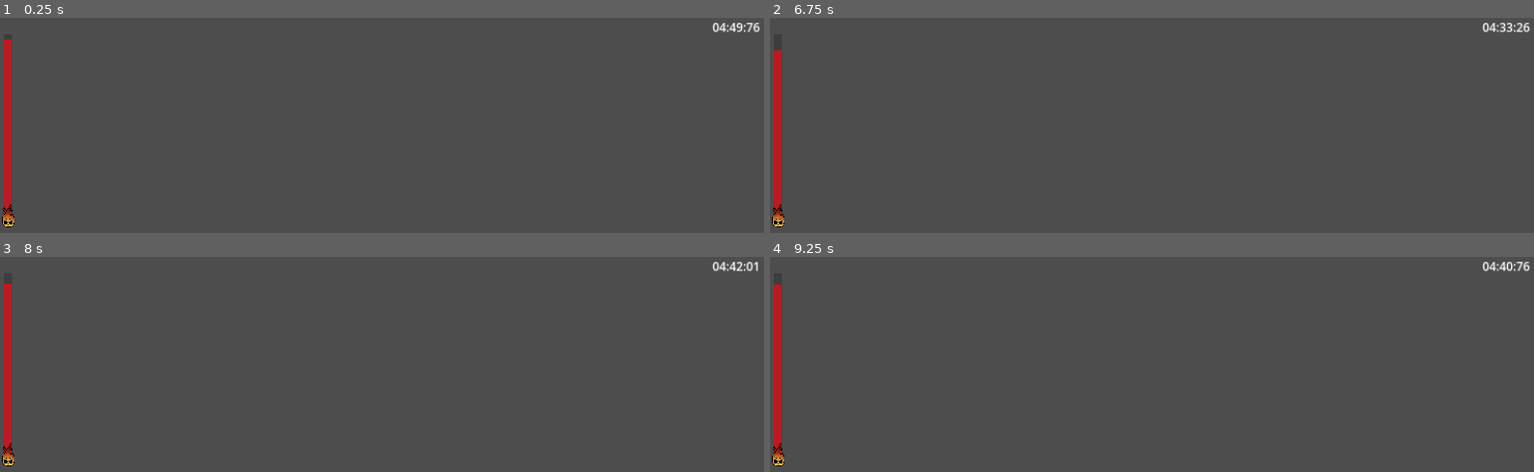
Above: before the commit, frames 1-4 (two rows, left to right).
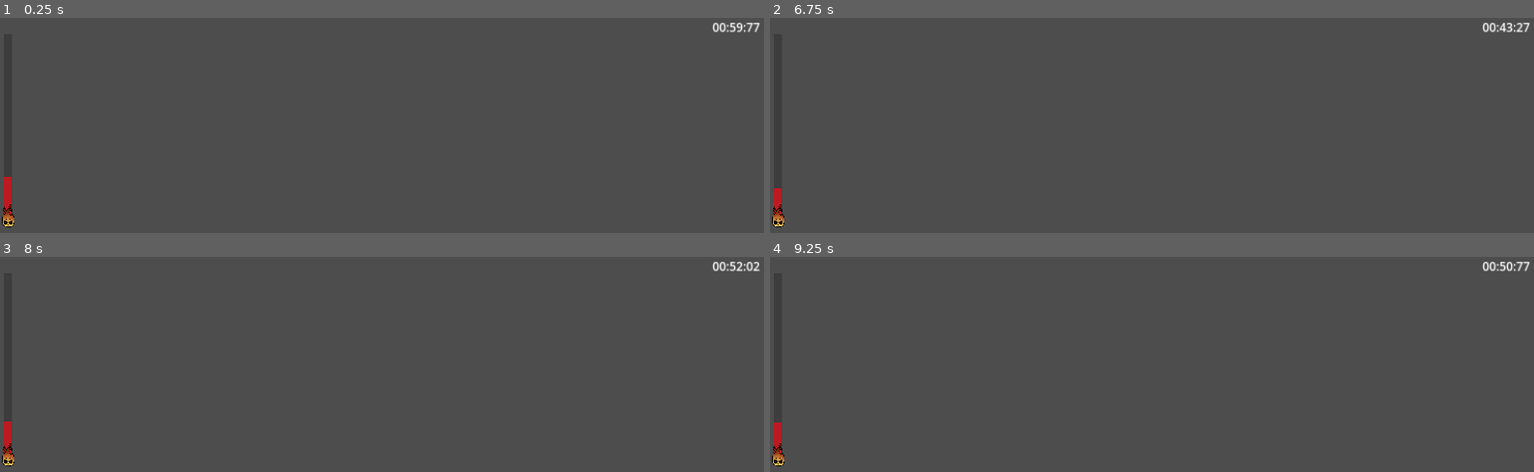
Above: after the commit, the same moments.

Repository: emil-judin/jam-burnout
Game: Godot game, scene res://scenes/ui/ui.tscn
Same seed, same stepped clock (60 frames per second), same inputs: the game is played once before the commit and once after it. This scene is started directly instead of the project's main scene.
Inputs (mouse positions are in pixels of both pictures, inside the frame that each line leads up to):
- Up to frame 1 (0.25 s): no input
- Up to frame 2 (6.75 s): tap Enter at 0.5, 2.75, 4.25 s; move the mouse to (1320, 211) at 0.52 s; hold D (right) 0.53-1.28 s; tap ] (+) at 0.6, 1.55, 2.1, 3.05, 4.35, 5.85 s; tap / (-) at 0.8, 1.35, 2.3, 2.85, 3.8, 5.1, 6.6 s; move the mouse to (outside the picture) at 1.27 s; hold S (down) 1.28-2.03 s; tap Space at 2, 3.5, 5 s; move the mouse to (1228, 138) at 2.02 s; hold D (right) 2.03-2.78 s; move the mouse to (outside the picture) at 2.77 s; hold W (up) 2.78-3.53 s; move the mouse to (outside the picture) at 3.52 s; press the mouse at (outside the picture) at 3.53 s; hold A (left) 3.53-5.03 s; move the mouse to (922, 168) at 4.27 s; release the mouse at (922, 168) at 4.28 s; move the mouse to (1190, 232) at 5.02 s; hold S (down) 5.03-5.78 s; move the mouse to (1037, 125) at 5.77 s; hold D (right) 5.78-6.53 s; move the mouse to (1320, 211) at 6.52 s; hold W (up) from 6.53 s (still down)
- Up to frame 3 (8 s): move the mouse to (outside the picture) at 7.27 s; release W (up) at 7.28 s; hold D (right) from 7.28 s (still down); click (outside the picture) at 7.35 s; tap ] (+) at 7.55 s
- Up to frame 4 (9.25 s): move the mouse to (1228, 377) at 8.02 s; release D (right) at 8.03 s; hold S (down) 8.03-8.78 s; tap ] (+) at 8.1, 9.05 s; tap / (-) at 8.3, 8.85 s; move the mouse to (outside the picture) at 8.77 s; hold A (left) from 8.78 s (still down)

The runs differ from the first frame. In frame 1, 0.7% of the frame differs, in the area x 0-100%, y 2-74%; in frame 2, 0.7%, in the area x 0-100%, y 2-80%; in frame 3, 0.7%; in frame 4, 0.7%.

Commit message:
added endscreen + highscorelist

Diff:
--- /dev/null
+++ b/burnout/scenes/game/EndScreen.tscn
@@ -0,0 +1,46 @@
+[gd_scene load_steps=2 format=3 uid="uid://8glv3smcnqt3"]
+
+[ext_resource type="Script" path="res://scripts/end_screen.gd" id="1_vv31f"]
+
+[node name="EndScreen" type="Control"]
+layout_mode = 3
+anchors_preset = 15
+anchor_right = 1.0
+anchor_bottom = 1.0
+grow_horizontal = 2
+grow_vertical = 2
+script = ExtResource("1_vv31f")
+
+[node name="RunTimeDisplay" type="Label" parent="."]
+layout_mode = 1
+anchors_preset = 8
+anchor_left = 0.5
+anchor_top = 0.5
+anchor_right = 0.5
+anchor_bottom = 0.5
+offset_left = -20.0
+offset_top = -11.5
+offset_right = 20.0
+offset_bottom = 11.5
+grow_horizontal = 2
+grow_vertical = 2
+theme_override_font_sizes/font_size = 60
+text = "Your time:"
+
+[node name="NameInput" type="LineEdit" parent="."]
+layout_mode = 1
+anchors_preset = 7
+anchor_left = 0.5
+anchor_top = 1.0
+anchor_right = 0.5
+anchor_bottom = 1.0
+offset_left = -250.0
+offset_top = -280.0
+offset_right = 250.0
+offset_bottom = -180.0
+grow_horizontal = 2
+grow_vertical = 0
+theme_override_font_sizes/font_size = 60
+placeholder_text = "Enter your name"
+
+[connection signal="text_submitted" from="NameInput" to="." method="_on_name_input_text_submitted"]
--- /dev/null
+++ b/burnout/scenes/game/HighscoreBoard.tscn
@@ -0,0 +1,57 @@
+[gd_scene load_steps=2 format=3 uid="uid://usykfk7ha5rg"]
+
+[ext_resource type="Script" path="res://scripts/Scoreboard.gd" id="1_si6lw"]
+
+[node name="HighscoreBoard" type="Control"]
+layout_mode = 3
+anchors_preset = 15
+anchor_right = 1.0
+anchor_bottom = 1.0
+grow_horizontal = 2
+grow_vertical = 2
+script = ExtResource("1_si6lw")
+metadata/_edit_use_anchors_ = true
+
+[node name="HighscoreText" type="Label" parent="."]
+layout_mode = 1
+anchors_preset = 5
+anchor_left = 0.5
+anchor_right = 0.5
+offset_left = -20.0
+offset_right = 20.0
+offset_bottom = 83.0
+grow_horizontal = 2
+theme_override_font_sizes/font_size = 60
+text = "Highscores"
+horizontal_alignment = 1
+
+[node name="HighscoreDisplay" type="Label" parent="."]
+layout_mode = 1
+anchors_preset = 5
+anchor_left = 0.5
+anchor_right = 0.5
+offset_left = -20.0
+offset_top = 200.0
+offset_right = 20.0
+offset_bottom = 283.0
+grow_horizontal = 2
+theme_override_font_sizes/font_size = 60
+text = "Display"
+horizontal_alignment = 1
+
+[node name="QuitButton" type="Button" parent="."]
+layout_mode = 1
+anchors_preset = 7
+anchor_left = 0.5
+anchor_top = 1.0
+anchor_right = 0.5
+anchor_bottom = 1.0
+offset_left = -67.0
+offset_top = -91.0
+offset_right = 67.0
+grow_horizontal = 2
+grow_vertical = 0
+theme_override_font_sizes/font_size = 60
+text = "Quit"
+
+[connection signal="pressed" from="QuitButton" to="." method="_on_quit_pressed"]
--- a/burnout/scenes/ui/ui.tscn
+++ b/burnout/scenes/ui/ui.tscn
@@ -8,6 +8,8 @@
 
 [node name="UI" type="CanvasLayer"]
 script = ExtResource("1_qv1m4")
+wait_time = 60.0
+max_time = 280.0
 
 [node name="Control" type="Control" parent="."]
 layout_mode = 3
@@ -23,6 +25,7 @@
 offset_right = 1080.0
 offset_bottom = 1140.0
 rotation = 4.71239
+alignment = 1
 
 [node name="MarginContainer" type="MarginContainer" parent="Control/ProgressBarContainer"]
 layout_mode = 2
--- /dev/null
+++ b/burnout/scripts/ScoreList.gd
@@ -0,0 +1,14 @@
+# Resource für eine Liste von Scores bestehend aus einem Array mit Namen, einem Array mit Scores
+# und einer Funktion add_score_entry, die den Arrays jeweils ein neues Element hinzufügt
+extends Resource
+class_name ScoreList
+
+
+@export var names: Array [String]
+@export var times: Array [String]
+
+
+# Funktion die einen namen(string) und eine zeit(strig) annimmt und sie zu dem jeweiligen Array hinzufügt
+func add_score_entry (name:String, time: String):
+	names.append(name)
+	times.append(time)
--- /dev/null
+++ b/burnout/scripts/Scoreboard.gd
@@ -0,0 +1,39 @@
+class_name Highscoreboard
+extends Node
+
+# Dateipfad und Dateiname
+const FILE_PATH: String = "user://saves/"
+const FILE_NAME: String = "burnout_highscores.tres"
+
+
+var highscore_list: ScoreList = ScoreList.new() # neue ScoreList wird Erzeugt
+
+
+@onready var highscore_display: Label = $HighscoreDisplay
+
+
+func _ready():
+	# Ruft die Funktionen zum laden und darstellen/aktualisieren der Highscoreliste auf.
+	load_highscores()
+	update_highscore_display()
+
+
+# Lädt eine gespeicherte Highscoreliste falls eine existiert.
+func load_highscores():
+	if ResourceLoader.exists(FILE_PATH + FILE_NAME):
+		highscore_list = ResourceLoader.load(FILE_PATH + FILE_NAME) as ScoreList
+
+
+# Updatet die Darstellung der Highscoreliste
+func update_highscore_display():
+	print("test1")
+	# Stellt sicher das das display leer ist.
+	highscore_display.text = ""
+
+	# Fügt alle Einträge aus der geladenen Liste ein
+	for i:int in range (0, highscore_list.names.size()):
+		highscore_display.text += highscore_list.names[i] + ": " + str(highscore_list.times[i]) + "\n"
+		#print(highscore_list.names[i] + ": " + str(highscore_list.times[i]) + "\n")
+
+func _on_quit_pressed():
+	get_tree().quit()
--- /dev/null
+++ b/burnout/scripts/end_screen.gd
@@ -0,0 +1,51 @@
+class_name EndScreen
+extends Control
+
+const FILE_PATH: String = "user://saves/"
+const FILE_NAME: String = "burnout_highscores.tres"
+
+var highscore_list: ScoreList = ScoreList.new() # neue ScoreList wird Erzeugt
+
+@onready var run_time: String = UI.run_time_output()
+@onready var run_time_display: Label = $RunTimeDisplay
+@onready var name_input: LineEdit = $NameInput
+
+
+# Called when the node enters the scene tree for the first time.
+func _ready() -> void:
+	run_time_display.text = "Your time: " + run_time
+
+	if !DirAccess.dir_exists_absolute(FILE_PATH):
+		DirAccess.make_dir_absolute(FILE_PATH)
+
+	load_highscores()
+
+func _on_name_input_text_submitted(_new_text: String) -> void:
+	save_run_time()
+	get_tree().call_deferred("change_scene_to_file", "res://scenes/game/HighscoreBoard.tscn")
+
+func save_run_time():
+	# Bricht die Funktion ab, falls kein Name eingegeben wurde/ der String leer ist.
+	if name_input.text == "":
+		return
+
+	# Fügt der Highscoreliste einen neuen Eintrag hinzu.
+	highscore_list.add_score_entry(name_input.text, run_time)
+
+	# Speichert die Änderungen
+	save_highscores()
+
+	#leert den Input Text
+	name_input.text = ""
+
+
+func load_highscores():
+	if ResourceLoader.exists(FILE_PATH + FILE_NAME):
+		highscore_list = ResourceLoader.load(FILE_PATH + FILE_NAME) as ScoreList
+
+
+# Speichert die Highscoreliste ab.
+func save_highscores():
+	for i:int in range (0, highscore_list.names.size()):
+		print(highscore_list.names[i] + ": " + str(highscore_list.times[i]) + "\n")
+	ResourceSaver.save(highscore_list, FILE_PATH + FILE_NAME)
--- a/burnout/scripts/ui.gd
+++ b/burnout/scripts/ui.gd
@@ -1,12 +1,11 @@
 class_name UI
 extends CanvasLayer
 
-
-
-@export var wait_time: float = 290.0  # seconds
+@export var wait_time: float = 10.0  # seconds
 @export var max_time: float = 300.0
 
 var timer = null
+static var game_start_time = Time.get_ticks_msec()
 
 @onready var countdown_label: RichTextLabel = $Control/MainContainer/TopBox/MarginContainer2/Countdown
 @onready var progress_bar: ProgressBar = $Control/ProgressBarContainer/MarginContainer/ProgressBar
@@ -75,7 +74,28 @@
 		transition_to_end()
 
 
+static func run_time_output() -> String:
+	var run_time = Time.get_ticks_msec() - game_start_time
+
+	var min = run_time/1000/60
+	var min_output = str(min)
+	var sec = run_time/1000%60
+	var sec_output = str(sec)
+	var msec = run_time%1000/10
+	var msec_output = str(msec)
+
+	# Sorgt dafür das die Zahlen richtig dargestellt werden wenn sie unter 9 sind.
+	if min <= 9:
+		min_output = "0" + str(min)
+
+	if sec <= 9:
+		sec_output = "0" + str(sec)
+
+	if msec <= 9:
+		msec_output = "0" + str(msec)
+
+	# Gibt die einzelnen Strings als zusammengesetzten String zurück.
+	return min_output+ ":" + sec_output+ ":" + msec_output
+
 func transition_to_end() -> void:
-	pass
-	# save run time to file
-	# change scene to endscreen
+	get_tree().call_deferred("change_scene_to_file", "res://scenes/game/EndScreen.tscn")
